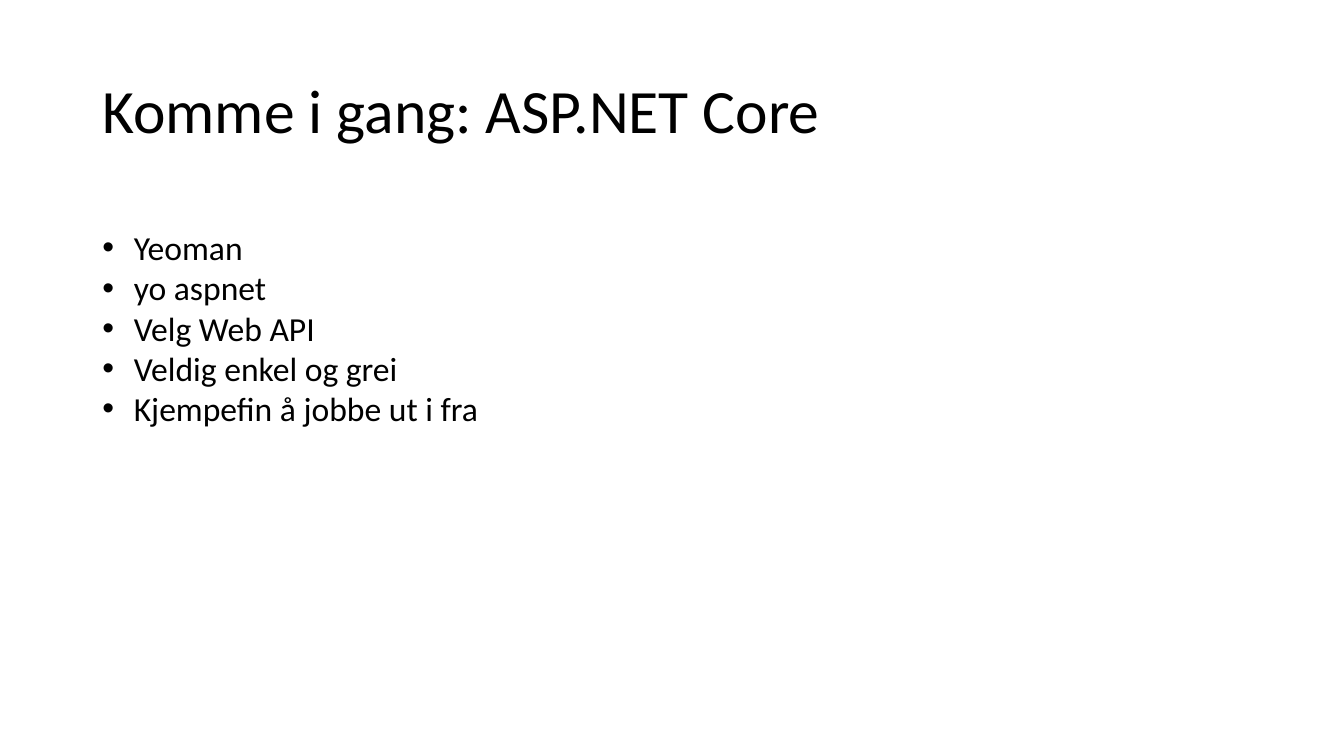
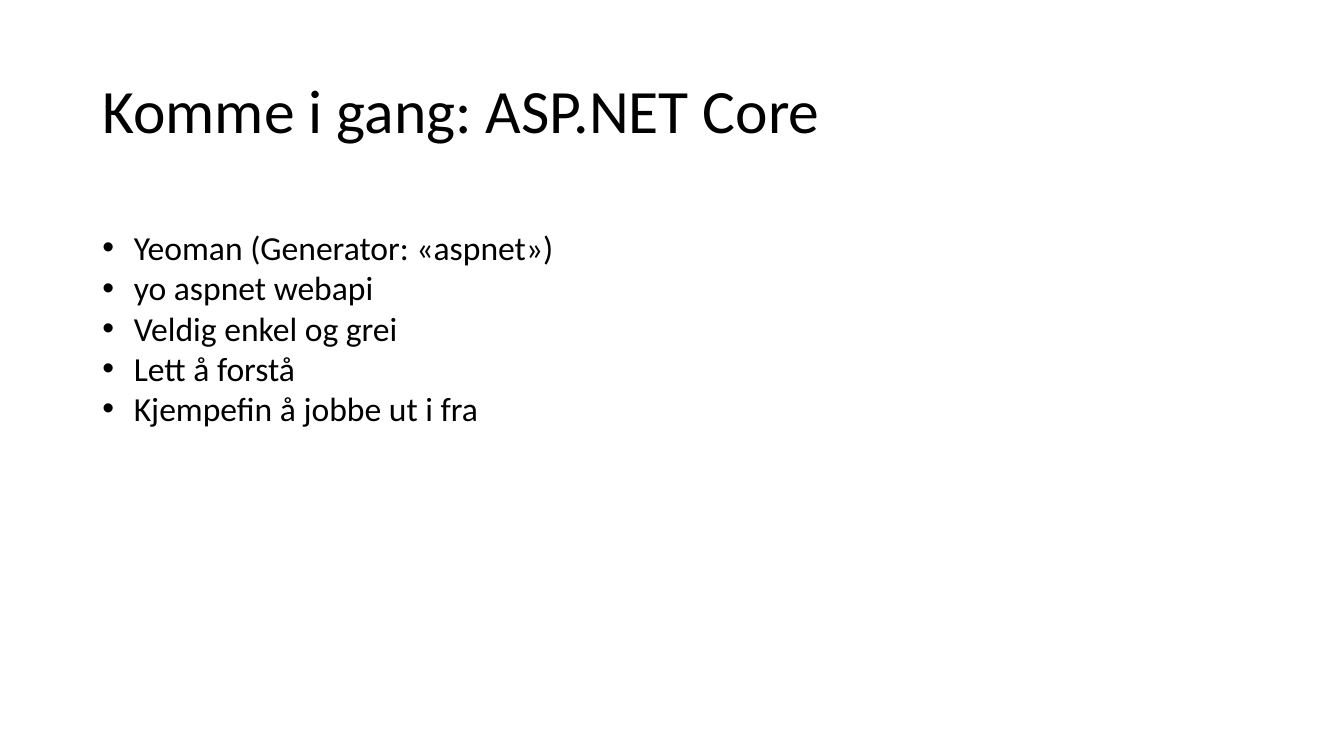
Before and after one commit to gjermundgaraba/dotnet-core-api-talk, a slide deck: slide 10 of dotnet-core-foredrag.pptx (slide 9 before the commit). Drawn at 1344x756 pixels with LibreOffice and Linux fonts; fonts in the diff are those of the drawing. Boxes give left, top, right and bottom in pixels: in the first picture for what was removed or moved away, otherwise in the second. Text is boxed around its words. In the diff, an @@ line names an element or a change of style, - is before the commit and + after.

```diff
--- a/dotnet-core-foredrag.pptx
+++ b/dotnet-core-foredrag.pptx
@@ text at bbox=[134, 235, 553, 306]: text changed @@
-• Yeoman
-• yo aspnet
-• Velg Web API
+• Yeoman (Generator: «aspnet»)
+• yo aspnet webapi
@@ text at bbox=[134, 357, 295, 382]: paragraph added @@
+• Lett å forstå
```
Also in this commit, not shown: 4 other slides changed, 2 slides added, 10 other files.
